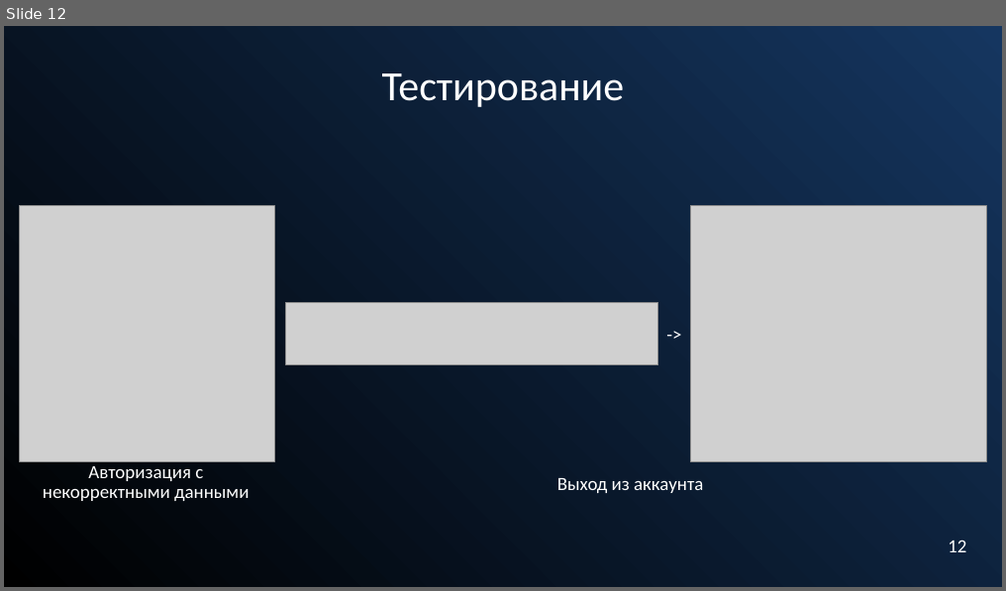
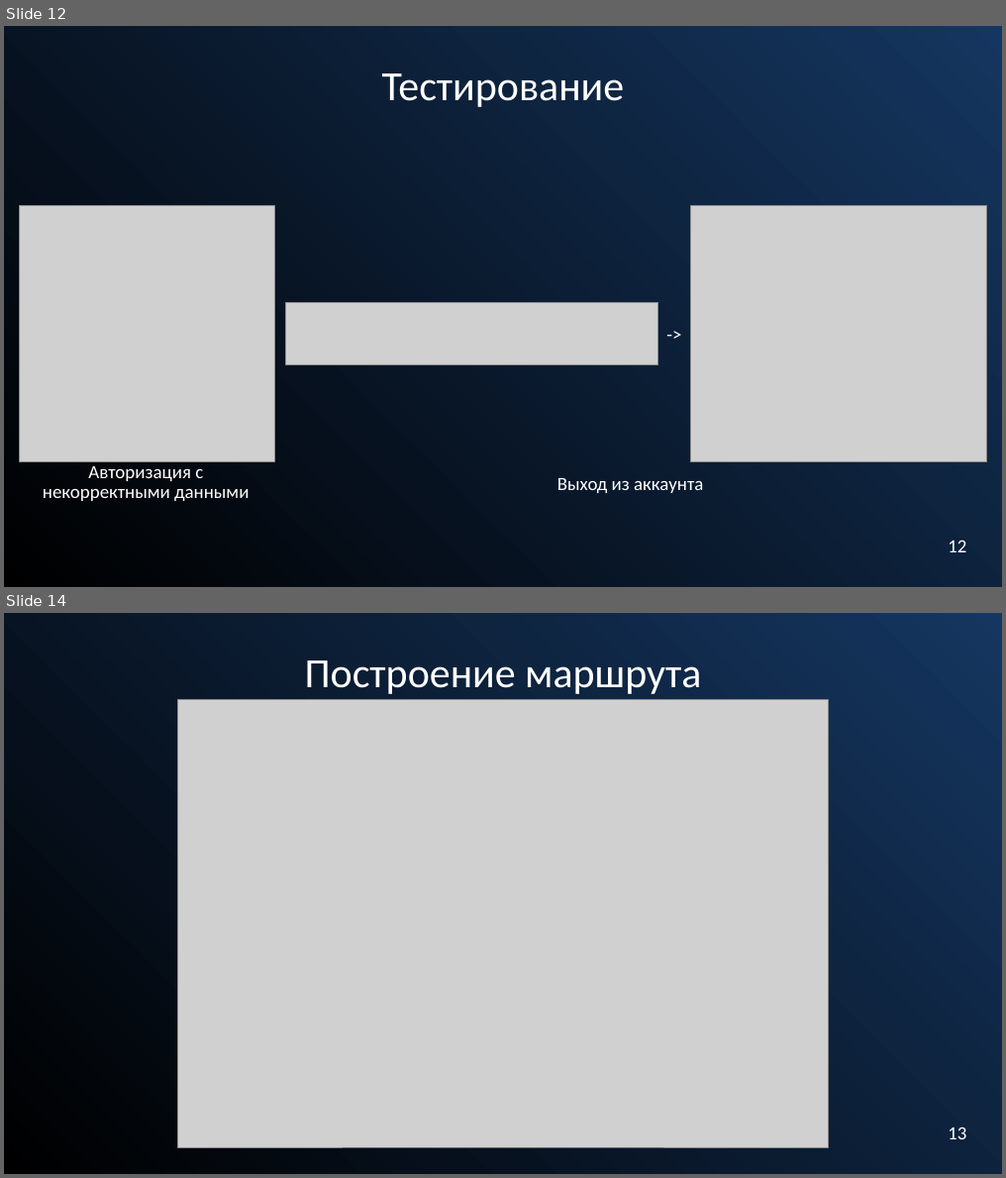
Before and after one commit to Alfamodik/AirCharter, a slide deck: Docs/ВКР/Презентация на защиту диплома.pptx. Shown one above the other, each under a label of ours: slide 12 before the commit, slides 12 and 14 after it; the slides between them are not shown. The pictures are 1006x591 and 1006x1178 pixels, drawn with LibreOffice and Linux fonts; fonts in the diff are those of the drawing; grey boxes stand for pictures. Boxes give left, top, right and bottom in pixels: in the first picture for what was removed or moved away, otherwise in the second. Text is boxed around its words. In the diff, an @@ line names an element or a change of style, - is before the commit and + after.

```diff
--- a/Docs/ВКР/Презентация на защиту диплома.pptx
+++ b/Docs/ВКР/Презентация на защиту диплома.pptx
@@ slide 14 added at (4,613,1002,1174), background gradient #153660 to #000000 @@
@@ subtitle added at (305,661,701,694), 40 pt, text #FFFFFF @@
+Построение маршрута
@@ picture added at (177,700,829,1148) @@
@@ text added at (947,1127,966,1140), 18 pt, text #FFFFFF @@
+13
```
Also in this commit, not shown: 1 slide changed, 4 other files.
